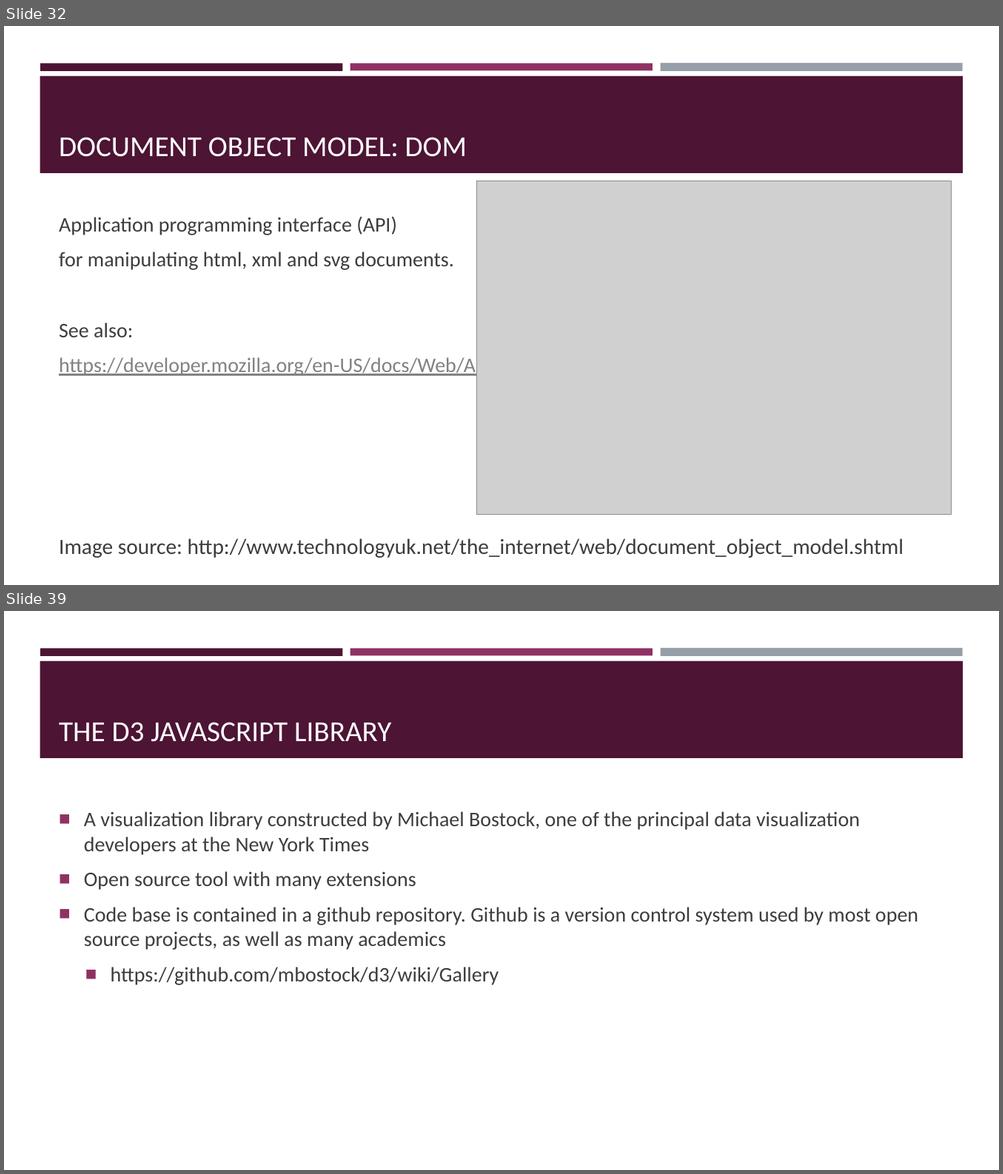
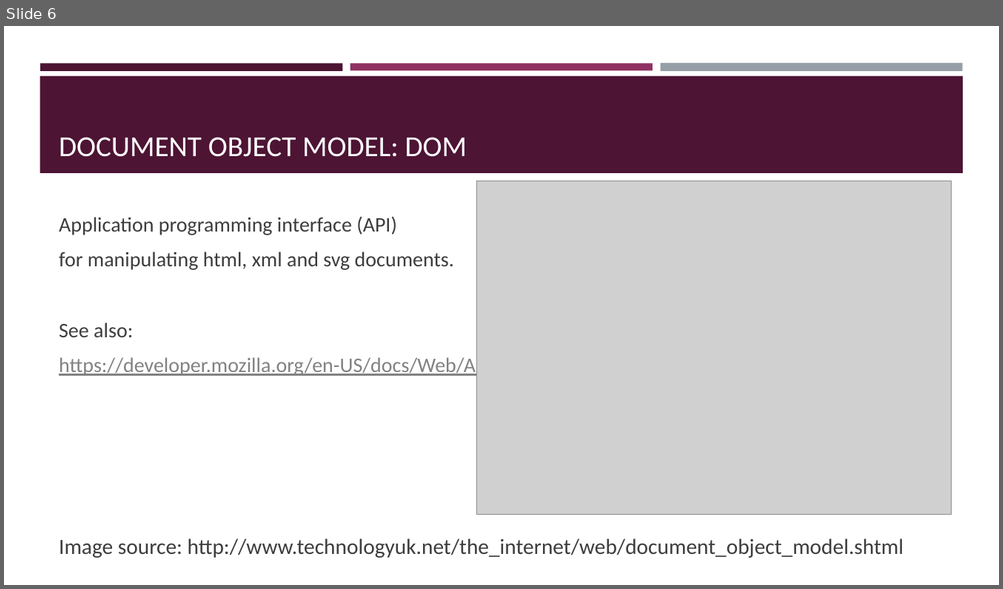
Before and after one commit to brianmacmillan/BMCC-MMP350, a slide deck: Lecture notes/week1_overview/Introduction to Web design.pptx. Shown one above the other, each under a label of ours: slides 32 and 39 before the commit, slide 6 after it; the slides between them are not shown. The pictures are 1003x1174 and 1003x589 pixels, drawn with LibreOffice and Linux fonts; fonts in the diff are those of the drawing; grey boxes stand for pictures. Boxes give left, top, right and bottom in pixels: in the first picture for what was removed or moved away, otherwise in the second. Text is boxed around its words. In the diff, an @@ line names an element or a change of style, - is before the commit and + after.

```diff
--- a/Lecture notes/week1_overview/Introduction to Web design.pptx
+++ b/Lecture notes/week1_overview/Introduction to Web design.pptx
@@ slide 39 removed at [4,611,999,1170], background #FFFFFF; not listed: 4 template elements that a slide beside it also shows @@
@@ title removed at [59,722,391,742] @@
-THE D3 JAVASCRIPT LIBRARY
@@ text removed at [84,812,918,985] @@
-■ A visualization library constructed by Michael Bostock, one of the principal data visualization developers at the New York Times
-■ Open source tool with many extensions
-■ Code base is contained in a github repository. Github is a version control system used by most open source projects, as well as many academics
-  ■ https://github.com/mbostock/d3/wiki/Gallery
@@ what was slide 32 is now slide 6 @@
```
Also in this commit, not shown: 2 slides changed, 41 other slides removed, 32 other files.
